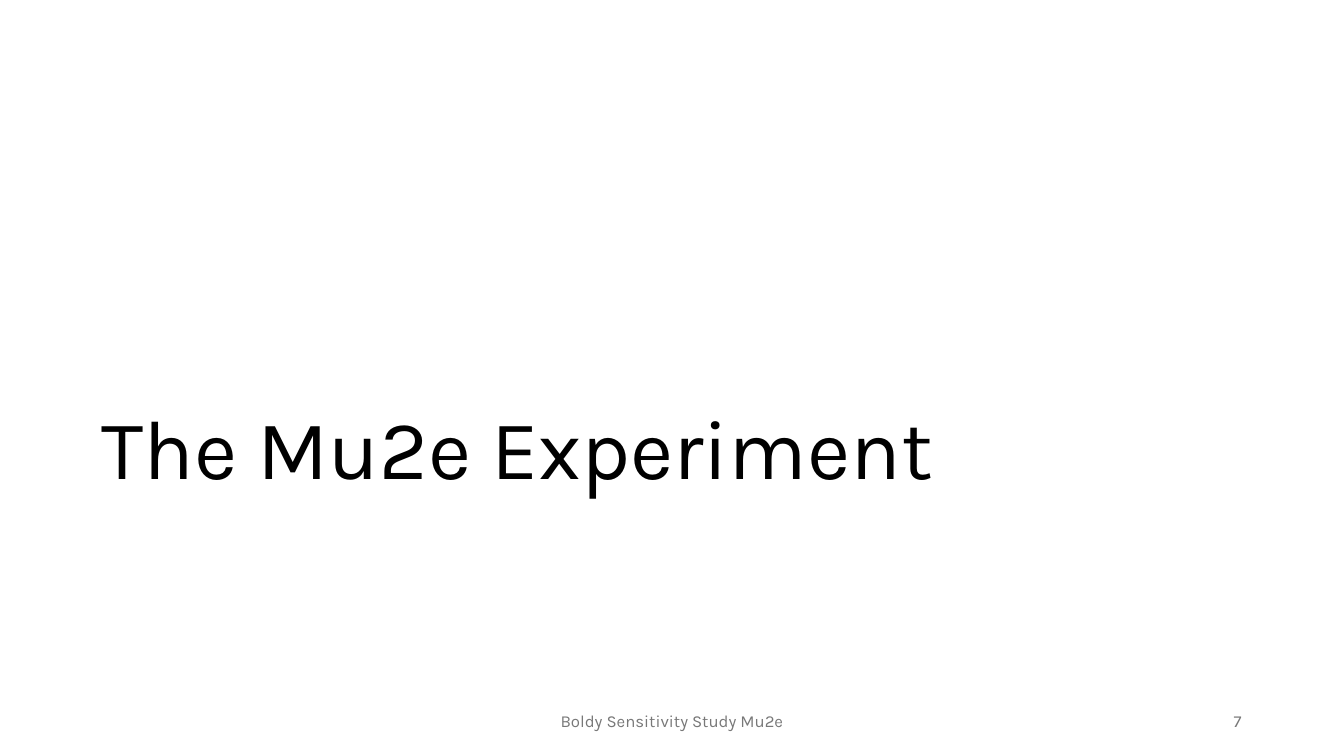
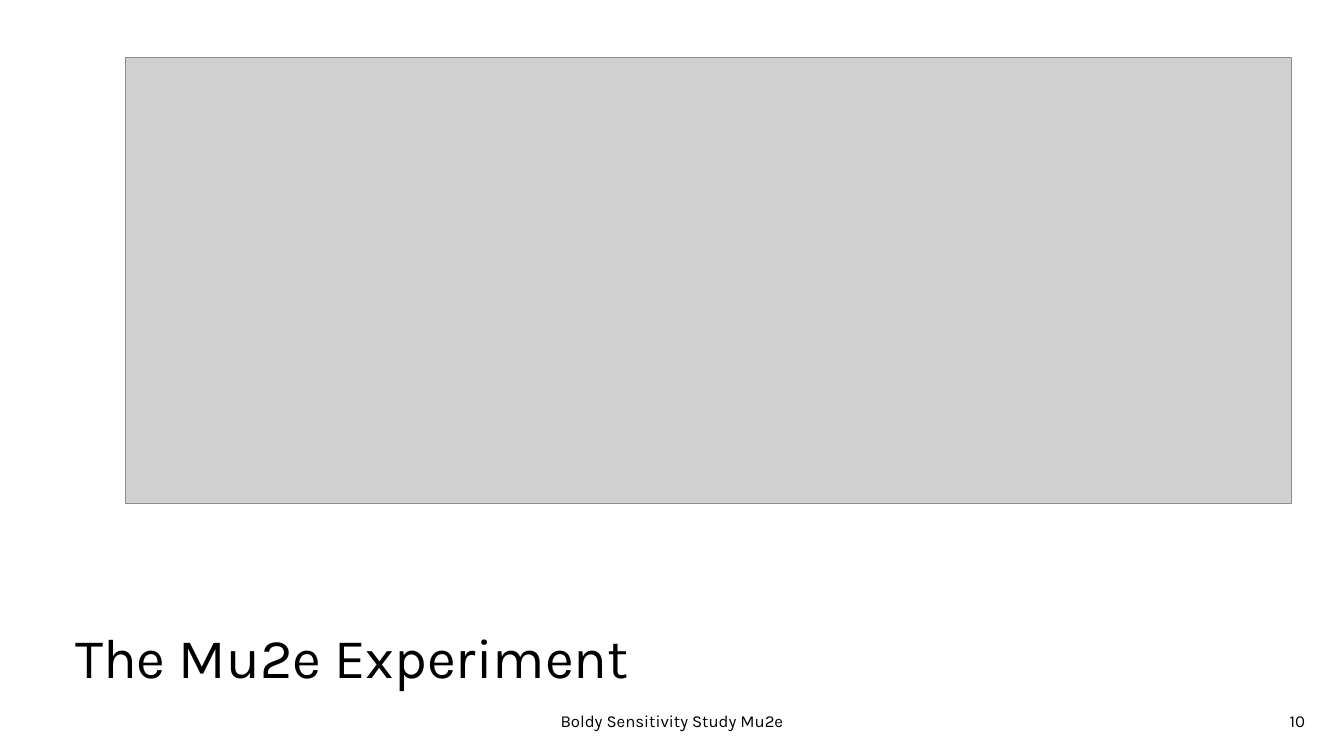
Before and after one commit to andrewboldy/DissertationAndProposalWriting, a slide deck: slide 10 of ProposalWriting/Presentation/BoldyProposalDefense [Autosaved].pptx (slide 7 before the commit). Drawn at 1344x756 pixels with LibreOffice and Linux fonts; fonts in the diff are those of the drawing; grey boxes stand for pictures. Boxes give left, top, right and bottom in pixels: in the first picture for what was removed or moved away, otherwise in the second. Text is boxed around its words. In the diff, an @@ line names an element or a change of style, - is before the commit and + after.

```diff
--- a/ProposalWriting/Presentation/BoldyProposalDefense [Autosaved].pptx
+++ b/ProposalWriting/Presentation/BoldyProposalDefense [Autosaved].pptx
@@ picture added at (125, 57, 1293, 504) @@
@@ rectangle added at (0, 566, 1344, 755), fill #FFFFFF @@
@@ title "The Mu2e Experiment": place and size @@
-title "The Mu2e Experiment" at (102, 421, 933, 499)
+title "The Mu2e Experiment" at (75, 639, 629, 691)
@@ title "The Mu2e Experiment" at (75, 639, 629, 691): size 60 to 40 pt; vertical alignment bottom to middle @@
@@ text "Boldy Sensitivity Study Mu2e" at (561, 715, 783, 731): text colour #797979 to #000000; more space between paragraphs @@
@@ page number at (1290, 716, 1305, 727): text changed; text colour #797979 to #000000 @@
-7
+10
```
Also in this commit, not shown: 16 other slides changed, 19 slides added, 4 slides removed, 1 other file.
